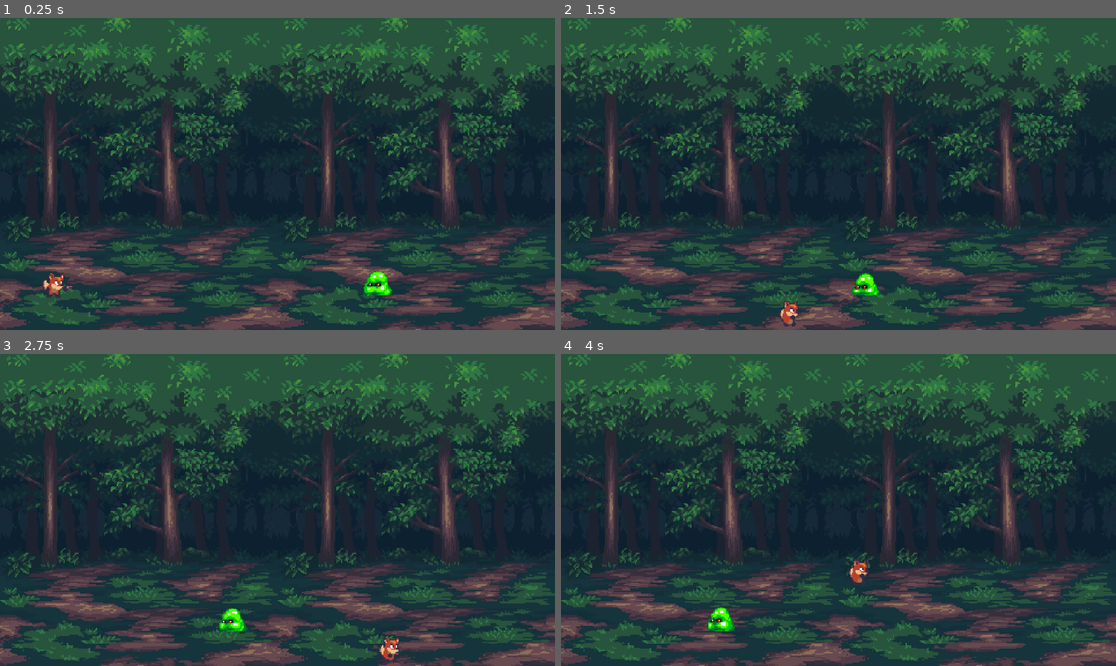
Above: before the commit, frames 1-4 (two rows, left to right).
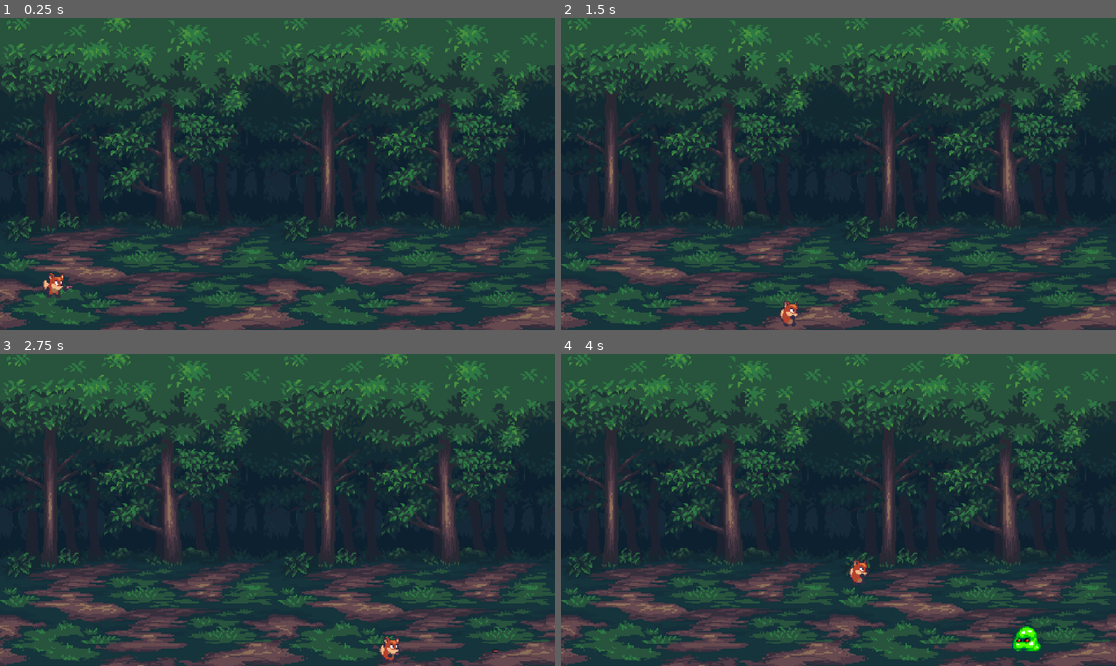
Above: after the commit, the same moments.

Repository: chenkjia/game-firstgame
Game: Godot game, scene res://Scenes/Game.tscn
Two runs of this game, one before a commit and one after it. Both use one fixed random seed, a clock stepped at 60 frames per second and the inputs below.
Inputs:
- Up to frame 1 (0.25 s): no input
- Up to frame 2 (1.5 s): hold D (right) 0.53-1.28 s; hold S (down) from 1.28 s (still down)
- Up to frame 3 (2.75 s): release S (down) at 2.03 s; hold D (right) from 2.03 s (still down)
- Up to frame 4 (4 s): release D (right) at 2.78 s; hold W (up) 2.78-3.53 s; hold A (left) from 3.53 s (still down)

The runs differ from the first frame. In frame 1, 0.3% of the frame differs, in the area x 65-71%, y 81-89%; in frame 2, 0.3%; in frame 3, 0.3%; in frame 4, 0.6%, in the area x 26-87%, y 81-96%.

Commit message:
initgame

Diff:
--- /dev/null
+++ b/Scenes/Bullet.tscn
@@ -0,0 +1,16 @@
+[gd_scene load_steps=4 format=3 uid="uid://7hgxxiwhvgvr"]
+
+[ext_resource type="Script" path="res://Scripts/bullet.gd" id="1_8hdeo"]
+[ext_resource type="Texture2D" uid="uid://hccqud8clsym" path="res://AssetBundle/Sprites/Bullet.png" id="1_hrvqr"]
+
+[sub_resource type="RectangleShape2D" id="RectangleShape2D_qpa5p"]
+size = Vector2(6, 3)
+
+[node name="Bullet" type="Area2D" groups=["bullet"]]
+script = ExtResource("1_8hdeo")
+
+[node name="Sprite2D" type="Sprite2D" parent="."]
+texture = ExtResource("1_hrvqr")
+
+[node name="CollisionShape2D" type="CollisionShape2D" parent="."]
+shape = SubResource("RectangleShape2D_qpa5p")
--- a/Scenes/Game.tscn
+++ b/Scenes/Game.tscn
@@ -1,13 +1,17 @@
-[gd_scene load_steps=5 format=3 uid="uid://daelmkiuly73q"]
+[gd_scene load_steps=6 format=3 uid="uid://daelmkiuly73q"]
 
 [ext_resource type="Texture2D" uid="uid://cxydc2t0sswnd" path="res://AssetBundle/Sprites/ForestBackground.png" id="1_m7xh1"]
+[ext_resource type="Script" path="res://Scripts/gameManage.gd" id="1_ugk3s"]
 [ext_resource type="PackedScene" uid="uid://3s6ey3uonul2" path="res://Scenes/player.tscn" id="2_t3nkl"]
 [ext_resource type="PackedScene" uid="uid://cm26i6c4ibk7v" path="res://Scenes/slime.tscn" id="3_skjeb"]
 
 [sub_resource type="WorldBoundaryShape2D" id="WorldBoundaryShape2D_uan6m"]
 
-[node name="Node2D" type="Node2D"]
+[node name="Node2D" type="Node2D" node_paths=PackedStringArray("spawn_timer")]
 y_sort_enabled = true
+script = ExtResource("1_ugk3s")
+slime_scene = ExtResource("3_skjeb")
+spawn_timer = NodePath("Timer")
 
 [node name="Background1" type="Sprite2D" parent="."]
 position = Vector2(-120, 0)
@@ -55,6 +59,8 @@
 [node name="CollisionShape2D" type="CollisionShape2D" parent="Node/StaticBody2D2"]
 shape = SubResource("WorldBoundaryShape2D_uan6m")
 
-[node name="Area2D" parent="." instance=ExtResource("3_skjeb")]
-position = Vector2(98, 86)
-slime_speed = -50.0
+[node name="Timer" type="Timer" parent="."]
+wait_time = 3.0
+autostart = true
+
+[connection signal="timeout" from="Timer" to="." method="_spawn_slime"]
--- a/Scenes/player.tscn
+++ b/Scenes/player.tscn
@@ -1,7 +1,8 @@
-[gd_scene load_steps=21 format=3 uid="uid://3s6ey3uonul2"]
+[gd_scene load_steps=22 format=3 uid="uid://3s6ey3uonul2"]
 
 [ext_resource type="Script" path="res://Scripts/player.gd" id="1_eq03j"]
 [ext_resource type="Texture2D" uid="uid://ba4rfgbxes3ja" path="res://AssetBundle/Sprites/Foxy.png" id="1_i0h6i"]
+[ext_resource type="PackedScene" uid="uid://7hgxxiwhvgvr" path="res://Scenes/Bullet.tscn" id="2_0wpmx"]
 
 [sub_resource type="AtlasTexture" id="AtlasTexture_ifvoi"]
 atlas = ExtResource("1_i0h6i")
@@ -139,6 +140,7 @@
 script = ExtResource("1_eq03j")
 move_speed = 200.0
 animator = NodePath("AnimatedSprite2D")
+bullet_scene = ExtResource("2_0wpmx")
 
 [node name="AnimatedSprite2D" type="AnimatedSprite2D" parent="."]
 sprite_frames = SubResource("SpriteFrames_vf0me")
@@ -148,3 +150,8 @@
 [node name="CollisionShape2D" type="CollisionShape2D" parent="."]
 position = Vector2(0, 4)
 shape = SubResource("CircleShape2D_0lyxu")
+
+[node name="Timer" type="Timer" parent="."]
+autostart = true
+
+[connection signal="timeout" from="Timer" to="." method="_on_fire"]
--- a/Scenes/slime.tscn
+++ b/Scenes/slime.tscn
@@ -1,7 +1,36 @@
-[gd_scene load_steps=13 format=3 uid="uid://cm26i6c4ibk7v"]
+[gd_scene load_steps=21 format=3 uid="uid://cm26i6c4ibk7v"]
 
 [ext_resource type="Script" path="res://Scripts/enemy.gd" id="1_7qpjo"]
 [ext_resource type="Texture2D" uid="uid://b7achlxhxnqu1" path="res://AssetBundle/Sprites/Slimer.png" id="1_kekyv"]
+[ext_resource type="Texture2D" uid="uid://dhr1f4yk0pr16" path="res://AssetBundle/Sprites/SlimerDeath.png" id="2_yt5c1"]
+
+[sub_resource type="AtlasTexture" id="AtlasTexture_tuaqd"]
+atlas = ExtResource("2_yt5c1")
+region = Rect2(0, 0, 64, 58)
+
+[sub_resource type="AtlasTexture" id="AtlasTexture_6fmun"]
+atlas = ExtResource("2_yt5c1")
+region = Rect2(64, 0, 64, 58)
+
+[sub_resource type="AtlasTexture" id="AtlasTexture_b4ne1"]
+atlas = ExtResource("2_yt5c1")
+region = Rect2(128, 0, 64, 58)
+
+[sub_resource type="AtlasTexture" id="AtlasTexture_ayfxi"]
+atlas = ExtResource("2_yt5c1")
+region = Rect2(192, 0, 64, 58)
+
+[sub_resource type="AtlasTexture" id="AtlasTexture_xaw7c"]
+atlas = ExtResource("2_yt5c1")
+region = Rect2(256, 0, 64, 58)
+
+[sub_resource type="AtlasTexture" id="AtlasTexture_i2j74"]
+atlas = ExtResource("2_yt5c1")
+region = Rect2(320, 0, 64, 58)
+
+[sub_resource type="AtlasTexture" id="AtlasTexture_77fnf"]
+atlas = ExtResource("2_yt5c1")
+region = Rect2(384, 0, 64, 58)
 
 [sub_resource type="AtlasTexture" id="AtlasTexture_u7laj"]
 atlas = ExtResource("1_kekyv")
@@ -39,6 +68,32 @@
 animations = [{
 "frames": [{
 "duration": 1.0,
+"texture": SubResource("AtlasTexture_tuaqd")
+}, {
+"duration": 1.0,
+"texture": SubResource("AtlasTexture_6fmun")
+}, {
+"duration": 1.0,
+"texture": SubResource("AtlasTexture_b4ne1")
+}, {
+"duration": 1.0,
+"texture": SubResource("AtlasTexture_ayfxi")
+}, {
+"duration": 1.0,
+"texture": SubResource("AtlasTexture_xaw7c")
+}, {
+"duration": 1.0,
+"texture": SubResource("AtlasTexture_i2j74")
+}, {
+"duration": 1.0,
+"texture": SubResource("AtlasTexture_77fnf")
+}],
+"loop": false,
+"name": &"death",
+"speed": 12.0
+}, {
+"frames": [{
+"duration": 1.0,
 "texture": SubResource("AtlasTexture_u7laj")
 }, {
 "duration": 1.0,
@@ -63,7 +118,7 @@
 "texture": SubResource("AtlasTexture_2vdfo")
 }],
 "loop": true,
-"name": &"default",
+"name": &"idle",
 "speed": 12.0
 }]
 
@@ -74,11 +129,12 @@
 
 [node name="AnimatedSprite2D" type="AnimatedSprite2D" parent="."]
 sprite_frames = SubResource("SpriteFrames_q3b3l")
-autoplay = "default"
-frame_progress = 0.177605
+animation = &"death"
+autoplay = "idle"
 
 [node name="CollisionShape2D" type="CollisionShape2D" parent="."]
 position = Vector2(0, 10)
 shape = SubResource("CircleShape2D_rprd0")
 
+[connection signal="area_entered" from="." to="." method="_on_area_entered"]
 [connection signal="body_entered" from="." to="." method="_on_body_entered"]
--- /dev/null
+++ b/Scripts/bullet.gd
@@ -0,0 +1,12 @@
+extends Area2D
+@export var bullet_speed: float = 300
+
+# Called when the node enters the scene tree for the first time.
+func _ready() -> void:
+	await get_tree().create_timer(3).timeout
+	queue_free()
+
+
+# Called every frame. 'delta' is the elapsed time since the previous frame.
+func _physics_process(delta: float) -> void:
+	position += Vector2(bullet_speed, 0) * delta
--- a/Scripts/enemy.gd
+++ b/Scripts/enemy.gd
@@ -1,14 +1,24 @@
 extends Area2D
 
 @export var slime_speed: float = -100
-
+@export var is_dead: bool = false
 # Called every frame. 'delta' is the elapsed time since the previous frame.
 func _physics_process(delta: float) -> void:
-	position +=Vector2(slime_speed,0) * delta
-	pass
+	if not is_dead:
+		position +=Vector2(slime_speed,0) * delta
 
 
 func _on_body_entered(body: Node2D) -> void:
 	if body is CharacterBody2D:
 		body.game_over()
 	pass # Replace with function body.
+
+
+func _on_area_entered(area: Area2D) -> void:
+	if area.is_in_group("bullet"):
+		is_dead = true
+		$AnimatedSprite2D.play("death")
+		area.queue_free()
+		await get_tree().create_timer(0.6).timeout
+		queue_free()
+	pass # Replace with function body.
--- /dev/null
+++ b/Scripts/gameManage.gd
@@ -0,0 +1,13 @@
+extends Node2D
+
+@export var slime_scene: PackedScene
+@export var spawn_timer: Timer
+
+func _process(delta: float) -> void:
+	spawn_timer.wait_time -= 0.2 * delta
+	spawn_timer.wait_time = clamp(spawn_timer.wait_time, 1, 3)
+
+func _spawn_slime() -> void:
+	var slime_node = slime_scene.instantiate()
+	slime_node.position = Vector2(260, randf_range(50,115))
+	get_tree().current_scene.add_child(slime_node)
--- a/Scripts/player.gd
+++ b/Scripts/player.gd
@@ -4,7 +4,8 @@
 
 @export var animator: AnimatedSprite2D
 
-var is_game_over: bool = false
+@export var is_game_over: bool = false
+@export var bullet_scene: PackedScene
 
 
 # Called every frame. 'delta' is the elapsed time since the previous frame.
@@ -23,3 +24,12 @@
 	animator.play('game_over')
 	await get_tree().create_timer(3).timeout
 	get_tree().reload_current_scene()
+
+
+func _on_fire() -> void:
+	if velocity != Vector2.ZERO or is_game_over:
+		return
+	var bullet_node = bullet_scene.instantiate()
+	bullet_node.position = position + Vector2(6,6)
+	get_tree().current_scene.add_child(bullet_node)
+	pass # Replace with function body.
